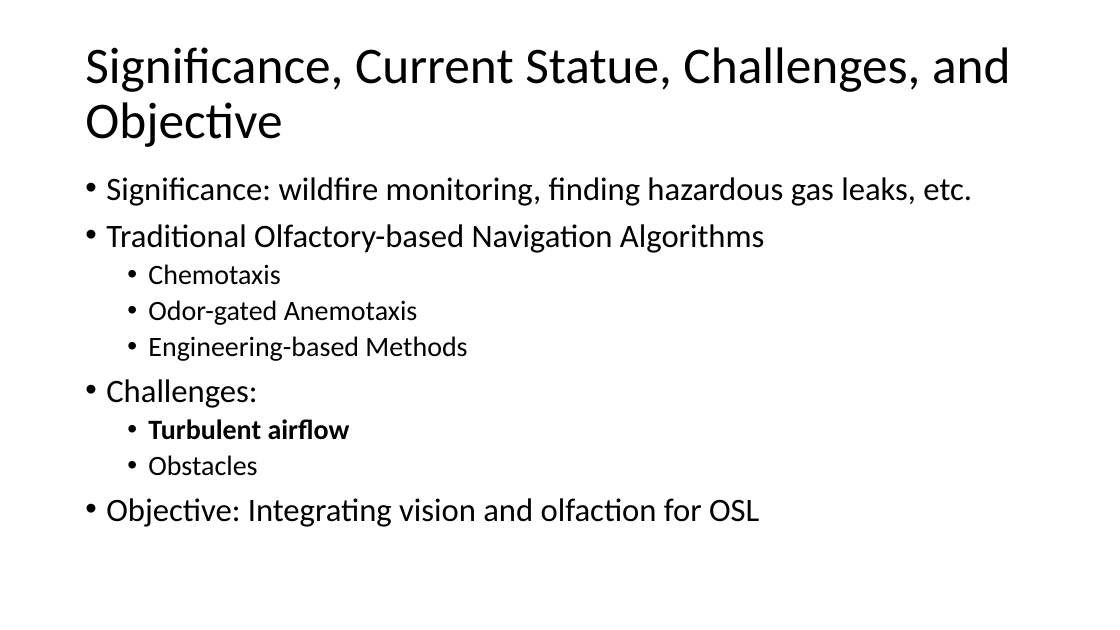
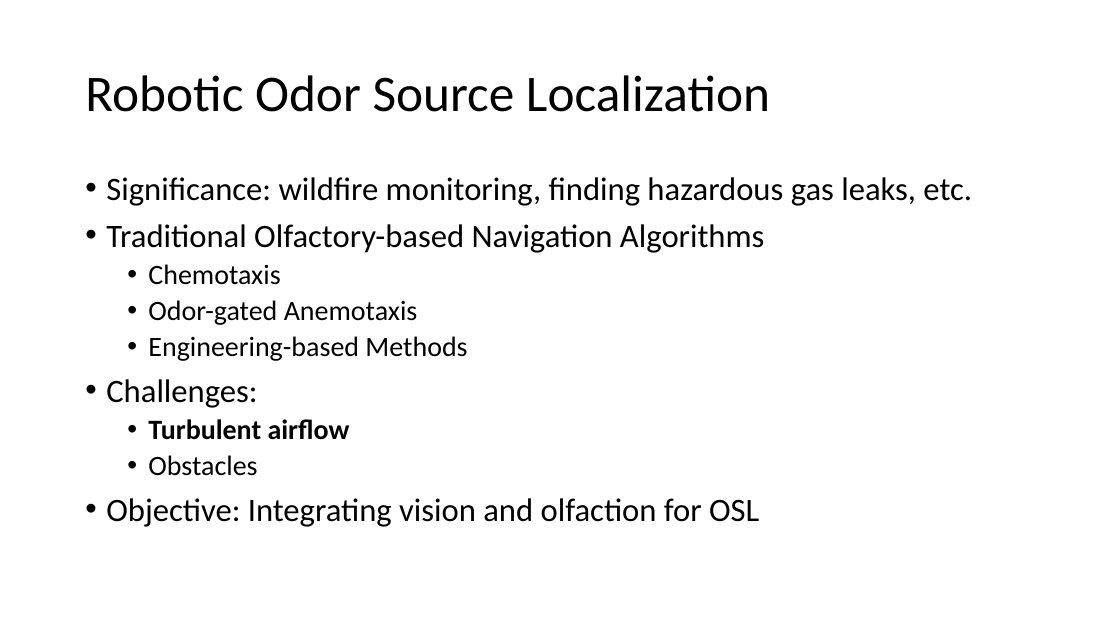
Before and after one commit to SunzidHassan/Study, a slide deck: slide 3 of LaTech/CAM611_Seminar/CAM Seminar Presentation.pptx. Drawn at 1120x630 pixels with LibreOffice and Linux fonts; fonts in the diff are those of the drawing. Boxes give left, top, right and bottom in pixels: in the first picture for what was removed or moved away, otherwise in the second. Text is boxed around its words. In the diff, an @@ line names an element or a change of style, - is before the commit and + after.

```diff
--- a/LaTech/CAM611_Seminar/CAM Seminar Presentation.pptx
+++ b/LaTech/CAM611_Seminar/CAM Seminar Presentation.pptx
@@ title at (85, 75, 770, 112): text changed @@
-Significance, Current Statue, Challenges, and Objective
+Robotic Odor Source Localization
```
Also in this commit, not shown: 2 other slides changed.
